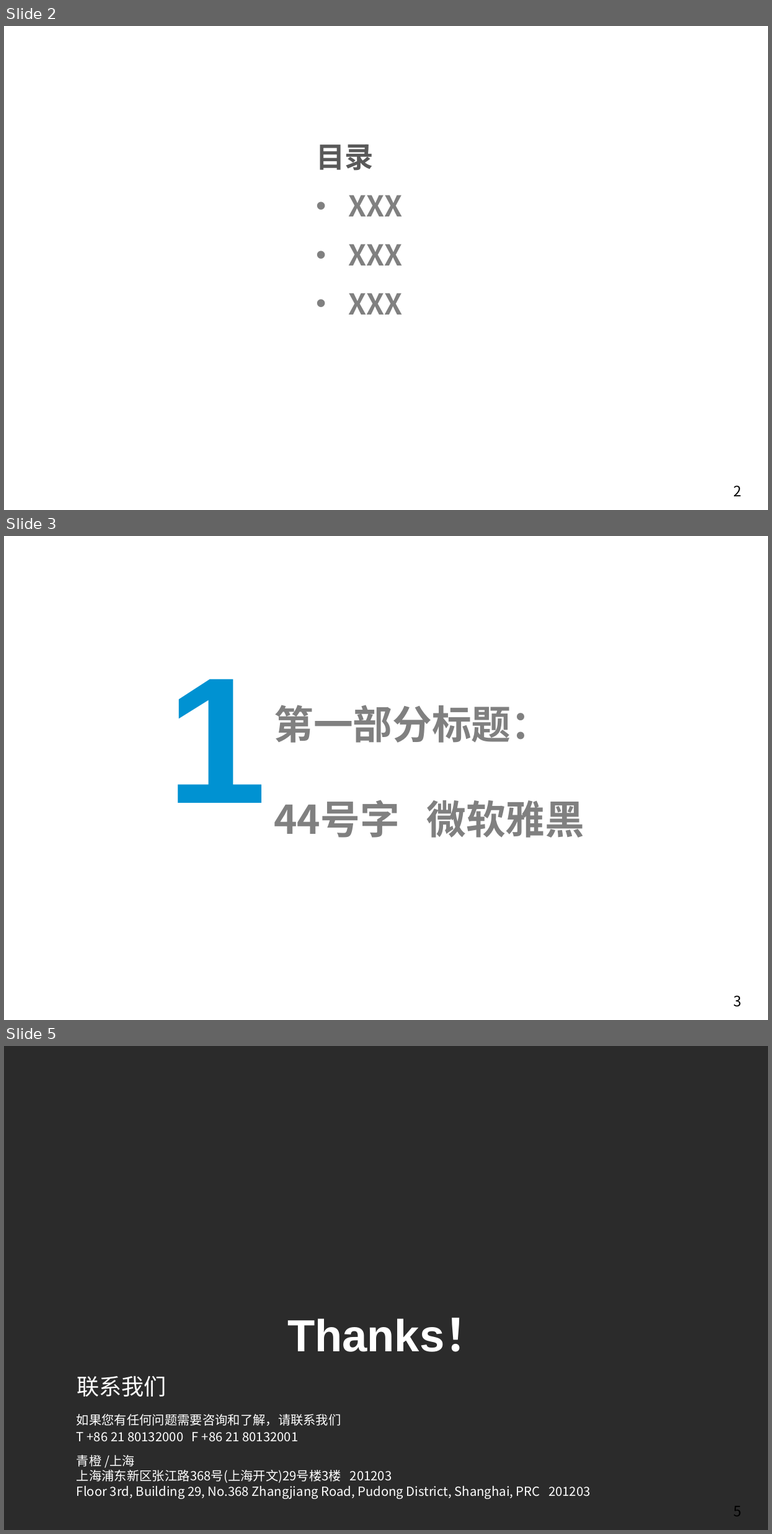
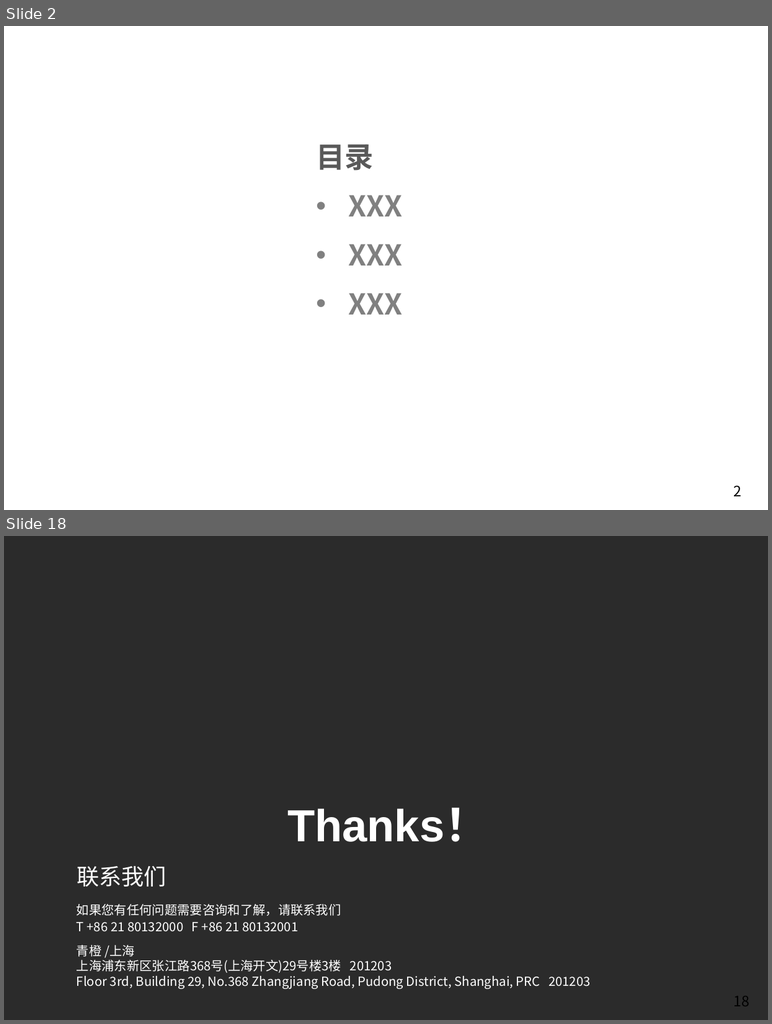
Before and after one commit to Easyhood/IM, a slide deck: 说明文档/IM即时通信总结.pptx. Shown one above the other, each under a label of ours: slides 2, 3 and 5 before the commit, slides 2 and 18 after it; the slides between them are not shown. The pictures are 772x1534 and 772x1024 pixels, drawn with LibreOffice and Linux fonts; fonts in the diff are those of the drawing; background and template pictures are left out; a plain dark background stands for a picture behind light text. Boxes give left, top, right and bottom in pixels: in the first picture for what was removed or moved away, otherwise in the second. Text is boxed around its words. In the diff, an @@ line names an element or a change of style, - is before the commit and + after.

```diff
--- a/说明文档/IM即时通信总结.pptx
+++ b/说明文档/IM即时通信总结.pptx
@@ slide 3 removed at box(4, 536, 768, 1020), background picture (left out); not listed: 1 template element that a slide beside it also shows @@
@@ text removed at box(167, 679, 267, 803) @@
-1
@@ text removed at box(274, 705, 584, 837) @@
-第一部分标题：
-44号字 微软雅黑
@@ what was slide 5 is now slide 18 @@
@@ page number at box(733, 995, 749, 1006): text changed @@
-5
+18
```
Also in this commit, not shown: 1 slide changed, 14 slides added.
